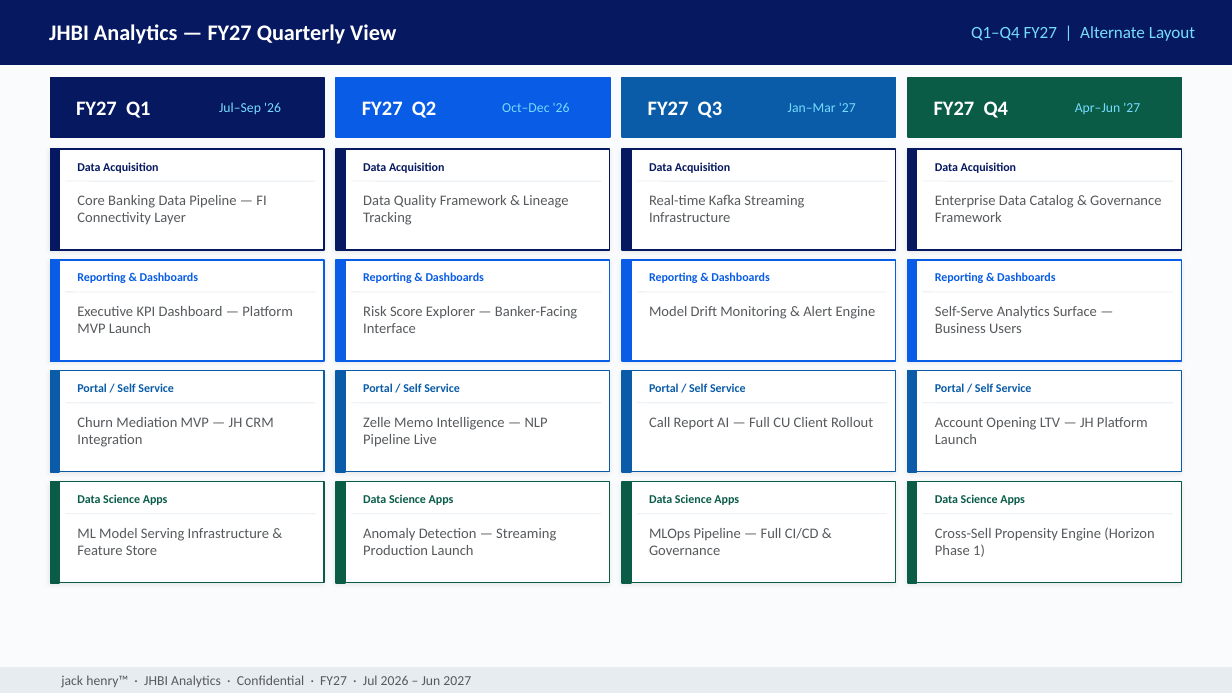
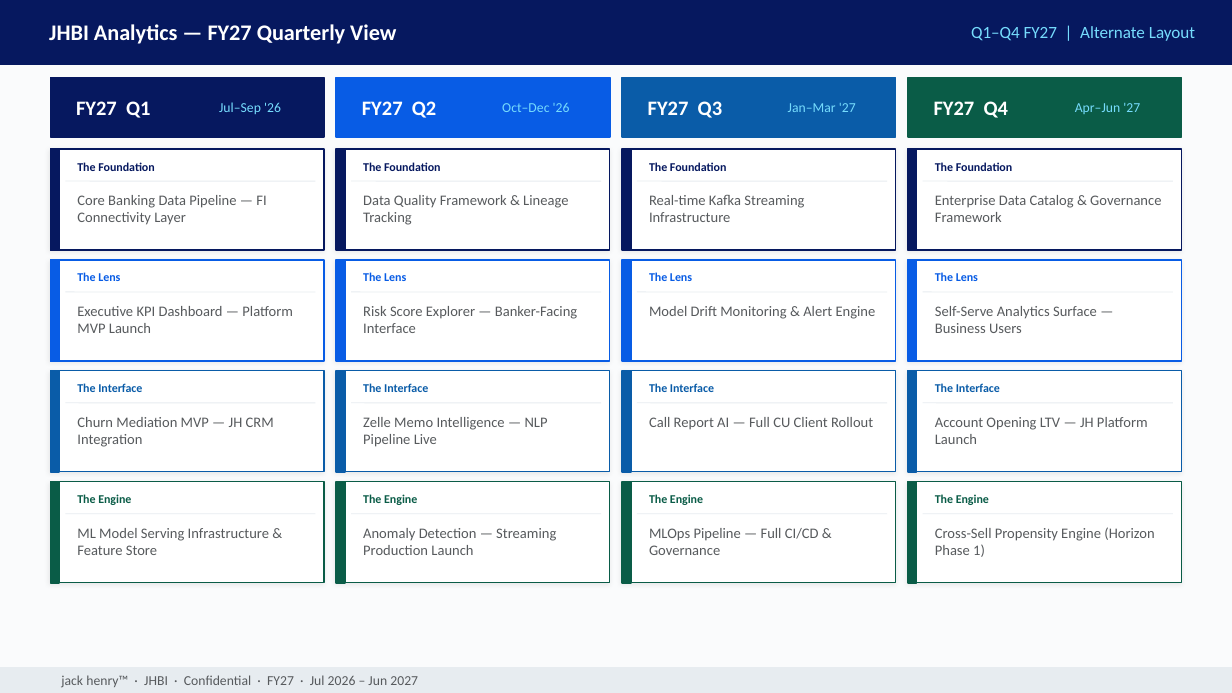
Before and after one commit to MonkeyWrenchGang/jhai_presentations, a slide deck: slide 8 of jhbi-roadmap-2026.pptx (slide 7 before the commit). Drawn at 1232x693 pixels with LibreOffice and Linux fonts; fonts in the diff are those of the drawing. Boxes give left, top, right and bottom in pixels: in the first picture for what was removed or moved away, otherwise in the second. Text is boxed around its words. In the diff, an @@ line names an element or a change of style, - is before the commit and + after.

```diff
--- a/jhbi-roadmap-2026.pptx
+++ b/jhbi-roadmap-2026.pptx
@@ text at (77, 162, 155, 171): text changed @@
-Data Acquisition
+The Foundation
@@ text at (363, 162, 441, 171): text changed @@
-Data Acquisition
+The Foundation
@@ text at (649, 162, 727, 171): text changed @@
-Data Acquisition
+The Foundation
@@ text at (935, 162, 1013, 171): text changed @@
-Data Acquisition
+The Foundation
@@ text at (77, 272, 120, 281): text changed @@
-Reporting & Dashboards
+The Lens
@@ text at (363, 272, 406, 281): text changed @@
-Reporting & Dashboards
+The Lens
@@ text at (649, 272, 692, 281): text changed @@
-Reporting & Dashboards
+The Lens
@@ text at (935, 272, 978, 281): text changed @@
-Reporting & Dashboards
+The Lens
@@ text at (77, 383, 142, 392): text changed @@
-Portal / Self Service
+The Interface
@@ text at (363, 383, 428, 392): text changed @@
-Portal / Self Service
+The Interface
@@ text at (649, 383, 714, 392): text changed @@
-Portal / Self Service
+The Interface
@@ text at (935, 383, 1000, 392): text changed @@
-Portal / Self Service
+The Interface
@@ text at (77, 494, 131, 505): text changed @@
-Data Science Apps
+The Engine
@@ text at (363, 494, 417, 505): text changed @@
-Data Science Apps
+The Engine
@@ text at (649, 494, 703, 505): text changed @@
-Data Science Apps
+The Engine
@@ text at (935, 494, 989, 505): text changed @@
-Data Science Apps
+The Engine
@@ text at (61, 675, 418, 688): text changed @@
-jack henry™ · JHBI Analytics · Confidential · FY27 · Jul 2026 – Jun 2027
+jack henry™ · JHBI · Confidential · FY27 · Jul 2026 – Jun 2027
```
Also in this commit, not shown: 6 other slides changed, 1 slide added, 1 other file.
